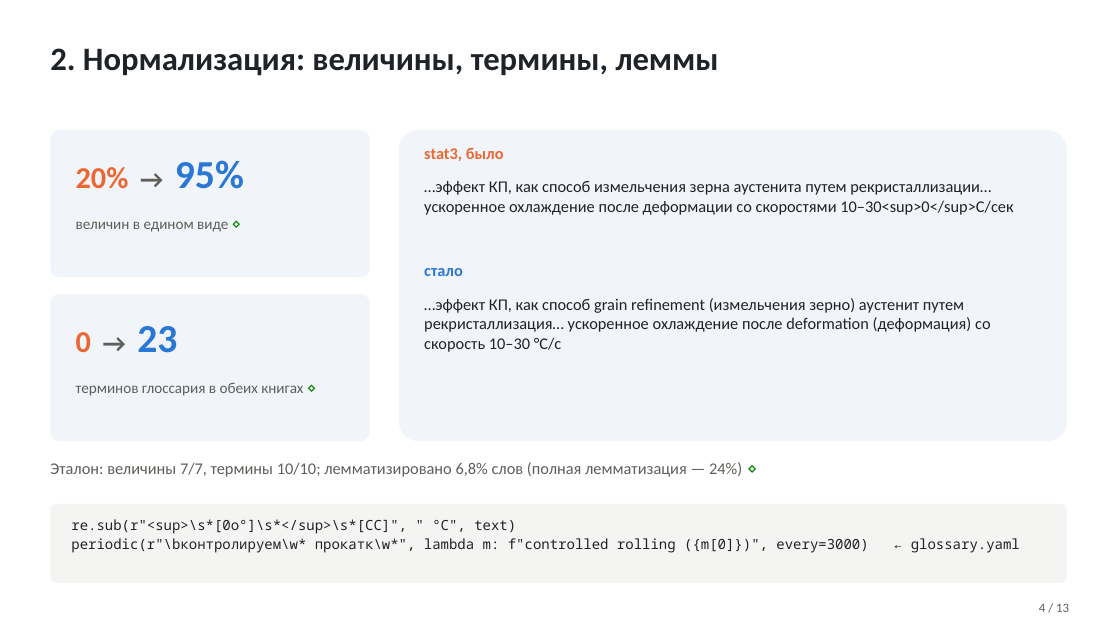
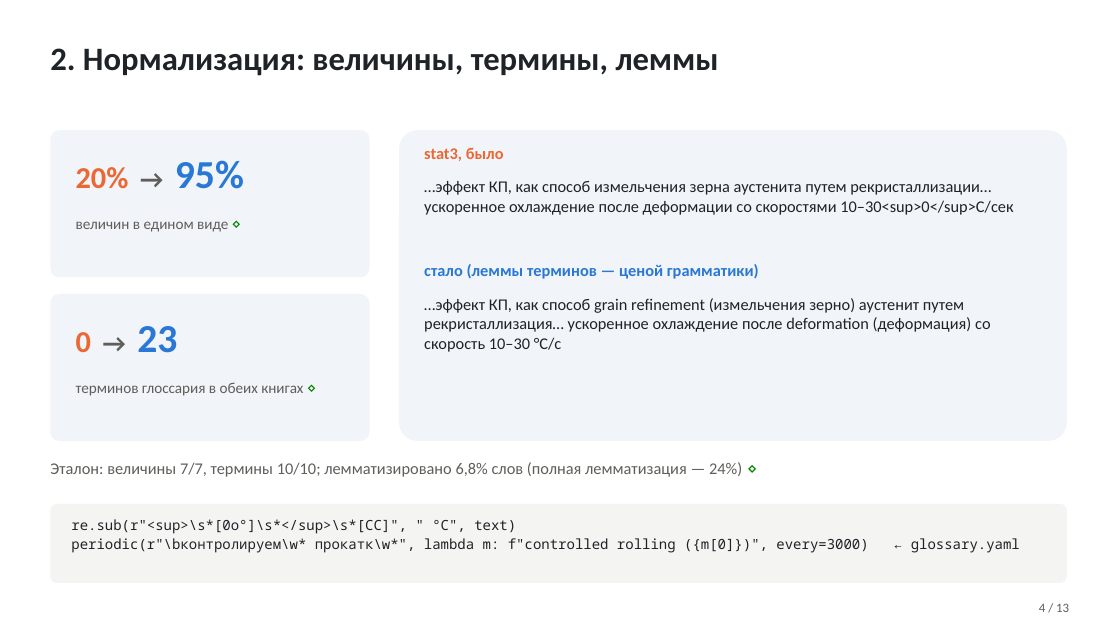
Before and after one commit to TeaDove/mam-26-1, a slide deck: slide 4 of 1-graph/lab-2/results/presentation.pptx. Drawn at 1120x630 pixels with LibreOffice and Linux fonts; fonts in the diff are those of the drawing. Boxes give left, top, right and bottom in pixels: in the first picture for what was removed or moved away, otherwise in the second. Text is boxed around its words. In the diff, an @@ line names an element or a change of style, - is before the commit and + after.

```diff
--- a/1-graph/lab-2/results/presentation.pptx
+++ b/1-graph/lab-2/results/presentation.pptx
@@ text at (424, 264, 759, 279): text changed @@
-стало
+стало (леммы терминов — ценой грамматики)
```
Also in this commit, not shown: 5 other slides changed, 9 other files.
